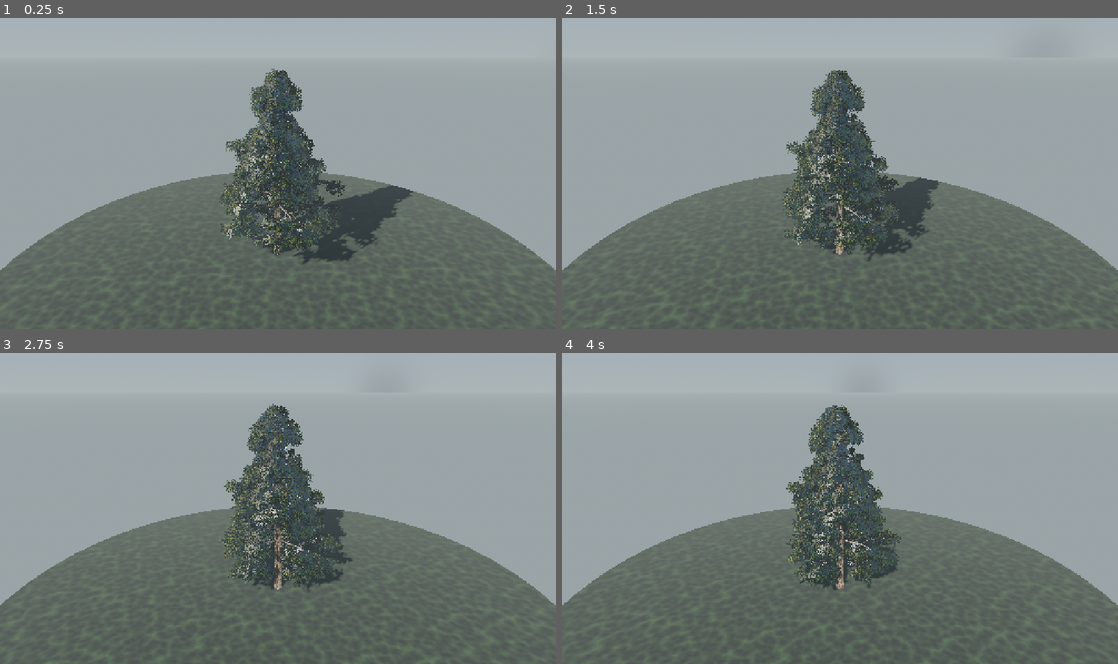
Above: before the commit, frames 1-4 (two rows, left to right).
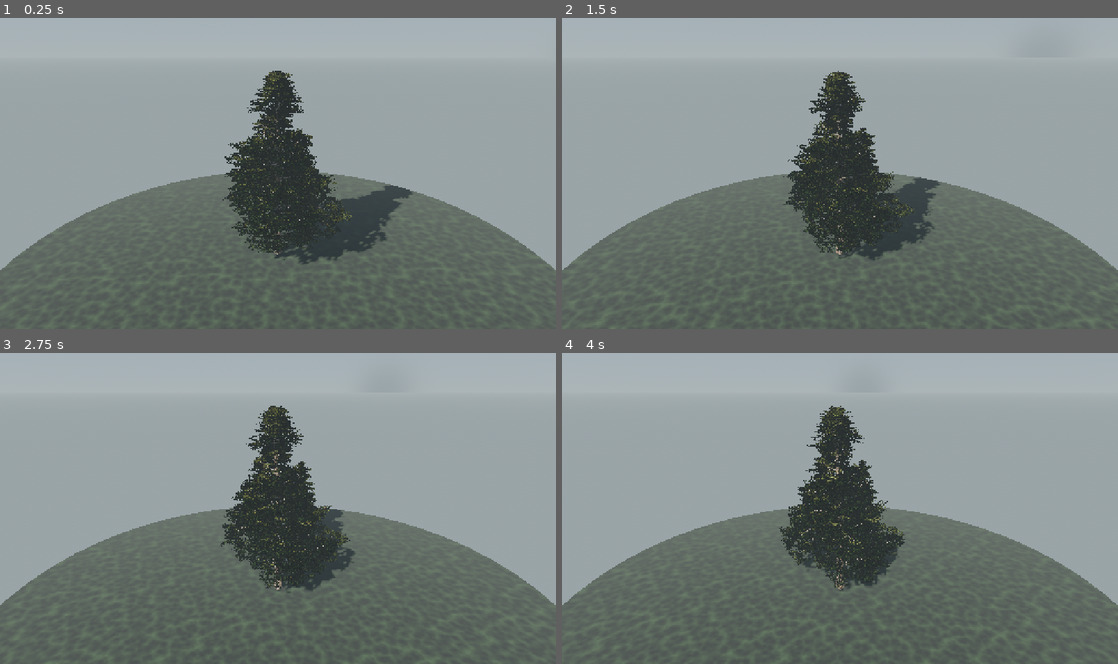
Above: after the commit, the same moments.

Repository: mehmetdem2005/Acik-dunya_oyun
Game: Godot game, scene res://scenes/world/pine_tree_scene.tscn
Two runs of this game, one before a commit and one after it. Both use one fixed random seed, a clock stepped at 60 frames per second and the inputs below. This scene is started directly instead of the project's main scene.
Inputs (mouse positions are in pixels of both pictures, inside the frame that each line leads up to):
- Up to frame 1 (0.25 s): no input
- Up to frame 2 (1.5 s): move the mouse to (962, 157) at 0.52 s; hold D 0.53-1.25 s; hold Shift 0.53-1.25 s; click (962, 157) at 0.67 s; tap Space at 0.77 s; drag from (728, 189) to (812, 235) at 1.27 s
- Up to frame 3 (2.75 s): move the mouse to (333, 440) at 2.02 s; hold D from 2.03 s (still down); hold Shift from 2.03 s (still down)
- Up to frame 4 (4 s): release D at 2.75 s; release Shift at 2.75 s; drag from (812, 570) to (673, 461) at 2.77 s; move the mouse to (1006, 555) at 3.52 s; hold A from 3.53 s (still down); hold Shift from 3.53 s (still down); tap Space at 3.77 s

The runs differ from the first frame. In frame 1, 5.7% of the frame differs, in the area x 39-75%, y 16-80%; in frame 2, 5.6%; in frame 3, 5.5%; in frame 4, 5.5%.

Commit message:
Yaprak beyaz parlama fix + perf + sarkma/yaka/pinnat dallanma
- Shader: SPECULAR 0.4->0.06, ROUGHNESS 0.7-1.0'a yükseltildi,
  variation 1.7->1.15 + amt 0.22, BACKLIGHT *0.5, backlight_col *0.28
  -> iğneler artık beyaz parlamıyor, mat ve doğal.
- Perf (kurnaz, görünüm ~korunur): _card çapraz X -> tek dörtgen
  (~%50 az iğne tri); level2 tüp yan sayısı /3->/4 (min 3);
  dal_segment varsayılan 10->8. Net belirgin tri düşüşü.
- Alt/kenar dallar fazla sarkıyordu: grav (0.55+1.1*(1-tf)) ->
  (0.35+0.5*(1-tf)).
- Dal-gövde YAKASI: _tube'da lvl1 (kök değil) dipte yumuşak şişme
  -> çubuk saplanma hissi gitti, organik bağlanıyor.
- Çatallanma/yaprak yalnız uçta değil: sürgünler dibe yaklaştı
  (u 0.10), ana dal yaprağı dibe indi, _fork'a eksen boyunca PİNNAT
  yan dalcıklar (orta/dipte gerçekçi çatallanma).

https://claude.ai/code/session_01SAupt6yXBr9DzE6Ykd1e1F

Diff:
--- a/mouse_open_world_clean_project/scripts/world/pine/pine_mesh.gd
+++ b/mouse_open_world_clean_project/scripts/world/pine/pine_mesh.gd
@@ -48,7 +48,7 @@
 					_sprigs(leaf, stem, nlen * 0.34, 1, light_bias)
 		elif lvl == 2:
 			if lvl2_wood and not bool(stem.get("is_tip", false)):
-				_tube(branch, stem, maxi(4, int(sides / 3.0)), empty, 0.0, cfg)
+				_tube(branch, stem, maxi(3, int(sides / 4.0)), empty, 0.0, cfg)
 				has_branch = true
 			_sprigs(leaf, stem, nlen * 0.32, 2, light_bias)
 		elif lvl == 3:
@@ -113,6 +113,11 @@
 				var dd1: float = (f1 - wh) / 0.045
 				rad0 += exp(-dd0 * dd0) * r0 * knot_s
 				rad1 += exp(-dd1 * dd1) * r0 * knot_s
+		elif lvl == 1 and not bool(stem.get("is_root", false)):
+			# Dal-gövde YAKASI: dipte yumuşak şişme + hızlı incelme ->
+			# dal gövdeye saplanmış çubuk değil, organik bağlanır.
+			rad0 += r0 * 0.85 * pow(maxf(1.0 - f0 * 5.0, 0.0), 1.7)
+			rad1 += r0 * 0.85 * pow(maxf(1.0 - f1 * 5.0, 0.0), 1.7)
 		# Per-side payanda lobu (yalnız govde; dipte guclu, yukari soner).
 		var lobe0: float = (flare_l * pow(maxf(1.0 - f0 * 4.0, 0.0), 2.0)) if lvl == 0 else 0.0
 		var lobe1: float = (flare_l * pow(maxf(1.0 - f1 * 4.0, 0.0), 2.0)) if lvl == 0 else 0.0
@@ -166,8 +171,8 @@
 	var r0: float = lerp(0.28, 0.42, age)
 	var r1: float = lerp(0.55, 0.78, age)
 	if lvl == 1:
-		r0 = lerp(0.38, 0.55, age)
-		r1 = lerp(0.66, 0.86, age)
+		r0 = lerp(0.24, 0.40, age)
+		r1 = lerp(0.60, 0.82, age)
 	# Seviye-bazlı rüzgâr flex'i (gövde 0 -> iğne ucu en çok).
 	var flex: float = 0.6
 	if lvl == 3:
@@ -219,7 +224,9 @@
 	# UV2 = (flex, atlas hücresi). Shader 5x5 atlastan demeti seçer.
 	var fb := Vector2(flex, float(cell))
 	var ftp := Vector2(flex * 1.25, float(cell))
-	for q in range(2):
+	# Tek dörtgen (çapraz X kaldırıldı) -> ~%50 daha az iğne üçgeni;
+	# atlas + normal map hacmi taşıdığı için görünüm ~korunur (mobil).
+	for q in range(1):
 		var rq: Vector3
 		if q == 0:
 			rq = rv
--- a/mouse_open_world_clean_project/scripts/world/pine/pine_skeleton.gd
+++ b/mouse_open_world_clean_project/scripts/world/pine/pine_skeleton.gd
@@ -113,7 +113,7 @@
 			if is_broken:
 				L *= brk_mul
 			# Alt tier'ler sert süpürür, üst tier'ler dik durur.
-			var grav := droop * (0.55 + 1.1 * (1.0 - tf))
+			var grav := droop * (0.35 + 0.5 * (1.0 - tf))
 			var child := _grow(sp, dir, L, dal_seg, grav, 0.05, dal_yay, wob)
 			var age := 1.0 - tf
 			var r0v: float = tr * lerp(0.13, 0.27, age) * rjit
@@ -200,7 +200,7 @@
 	var p_len: float = float(parent["len"])
 	var az := _rng.randf() * TAU
 	for si in range(shoots):
-		var u: float = lerp(0.18, 0.95, float(si) / float(maxi(shoots - 1, 1)))
+		var u: float = lerp(0.10, 0.96, float(si) / float(maxi(shoots - 1, 1)))
 		var sp := _sample(parent, u)
 		az += GOLDEN
 		var pt := _tangent_at(parent, u)
@@ -284,6 +284,33 @@
 		lat = tdir.cross(Vector3.RIGHT)
 	lat = lat.normalized()
 	var plane_n: Vector3 = tdir.cross(lat).normalized()
+	# Eksen boyunca PİNNAT yan dalcıklar: çatallanma yalnız uçta değil,
+	# orta/dipte de (gerçek çam frond'u). Uç (is_tip) -> ucuz, odun yok.
+	if depth >= 2:
+		for li in range(2):
+			var lu: float = 0.40 + 0.26 * float(li)        # ~0.40, 0.66
+			var lwob: float = _rng.randf_range(-1.0, 1.0)
+			var lang: float = deg_to_rad(_rng.randf_range(32.0, 55.0))
+			var lrand: float = _rng.randf_range(0.32, 0.48)
+			var llen: float = p_len * lrand
+			if llen < 0.06:
+				continue
+			var lsgn: float = 1.0 if li == 0 else -1.0
+			var lpos: Vector3 = _sample(parent_stem, lu)
+			var lt: Vector3 = _tangent_at(parent_stem, lu)
+			var ldir: Vector3 = lt.rotated(plane_n, lang * lsgn).normalized()
+			var lc := _grow(lpos, ldir, llen, 3, 0.30, 0.05, 0.10, lwob)
+			lc["level"] = 2
+			lc["parent"] = parent_idx
+			lc["depth01"] = tf
+			lc["age"] = age
+			lc["dry"] = false
+			lc["broken"] = false
+			lc["is_tip"] = true
+			lc["tint"] = lerp(0.82, 1.14, age) * _rng.randf_range(0.93, 1.08)
+			lc["radius0"] = maxf(p_r1 * 0.5, 0.004)
+			lc["radius1"] = maxf(p_r1 * 0.25, 0.0025)
+			stems.append(lc)
 	for fi in range(2):
 		var wob: float = _rng.randf_range(-1.0, 1.0)
 		var ang: float = deg_to_rad(_rng.randf_range(17.0, 35.0))
--- a/mouse_open_world_clean_project/scripts/world/pine_tree.gd
+++ b/mouse_open_world_clean_project/scripts/world/pine_tree.gd
@@ -26,7 +26,7 @@
 @export_range(0, 4, 1) var twigs_per_shoot: int = 2
 
 @export_group("Gerçekçi Dal / Kök")
-@export_range(6, 16, 1) var dal_segment: int = 10          # dal kıvrım çözünürlüğü
+@export_range(6, 16, 1) var dal_segment: int = 8          # dal kıvrım çözünürlüğü
 @export_range(0.0, 0.4, 0.01) var dal_yay: float = 0.22    # S süpürme yayı
 @export_range(0.06, 0.4, 0.01) var surgun_konik: float = 0.14  # sürgün uç incelmesi
 @export var level2_wood: bool = true                       # alt-dallar odun olarak görünsün
@@ -292,7 +292,7 @@
 			else:
 				sm.set_shader_parameter("variation_amt", 0.0)
 			sm.set_shader_parameter("tree_height", total_height)
-			sm.set_shader_parameter("backlight_col", needle_mid * 0.6)
+			sm.set_shader_parameter("backlight_col", needle_mid * 0.28)
 			return sm
 	# Albedo yoksa: prosedürel atlas + güvenli StandardMaterial3D fallback.
 	var tex := PineTextures.needle_atlas()
--- a/mouse_open_world_clean_project/shaders/pine_wind.gdshader
+++ b/mouse_open_world_clean_project/shaders/pine_wind.gdshader
@@ -21,7 +21,7 @@
 uniform float alpha_cut : hint_range(0.0, 1.0) = 0.34;
 uniform float normal_amt : hint_range(0.0, 1.0) = 1.0;
 uniform float use_opacity_tex : hint_range(0.0, 1.0) = 1.0;
-uniform float variation_amt : hint_range(0.0, 1.0) = 0.35;
+uniform float variation_amt : hint_range(0.0, 1.0) = 0.22;
 uniform float wind_strength : hint_range(0.0, 0.5) = 0.12;
 uniform float wind_speed : hint_range(0.0, 4.0) = 1.0;
 uniform vec2 wind_dir = vec2(1.0, 0.35);
@@ -58,15 +58,16 @@
 	}
 	vec3 col = alb.rgb * v_col;
 	vec3 varc = texture(needle_variation, auv).rgb;
-	col *= mix(vec3(1.0), varc * 1.7, variation_amt);
+	col *= mix(vec3(1.0), varc * 1.15, variation_amt);
 	vec3 orm = texture(needle_orm, auv).rgb;       // R=AO G=Rough B=Metal
 	ALBEDO = col * mix(1.0, orm.r, 0.7);
 	ALPHA = op;
 	ALPHA_SCISSOR_THRESHOLD = alpha_cut;
-	ROUGHNESS = clamp(mix(0.62, orm.g, 0.8), 0.2, 1.0);
+	// İğne mat: yüksek roughness + çok düşük specular -> beyaz parlama yok.
+	ROUGHNESS = clamp(mix(0.85, orm.g, 0.45), 0.7, 1.0);
 	METALLIC = 0.0;
-	SPECULAR = 0.4;
+	SPECULAR = 0.06;
 	NORMAL_MAP = mix(vec3(0.5, 0.5, 1.0), texture(needle_normal, auv).rgb, normal_amt);
-	NORMAL_MAP_DEPTH = 1.0;
-	BACKLIGHT = backlight_col;
+	NORMAL_MAP_DEPTH = 0.6;
+	BACKLIGHT = backlight_col * 0.5;
 }
